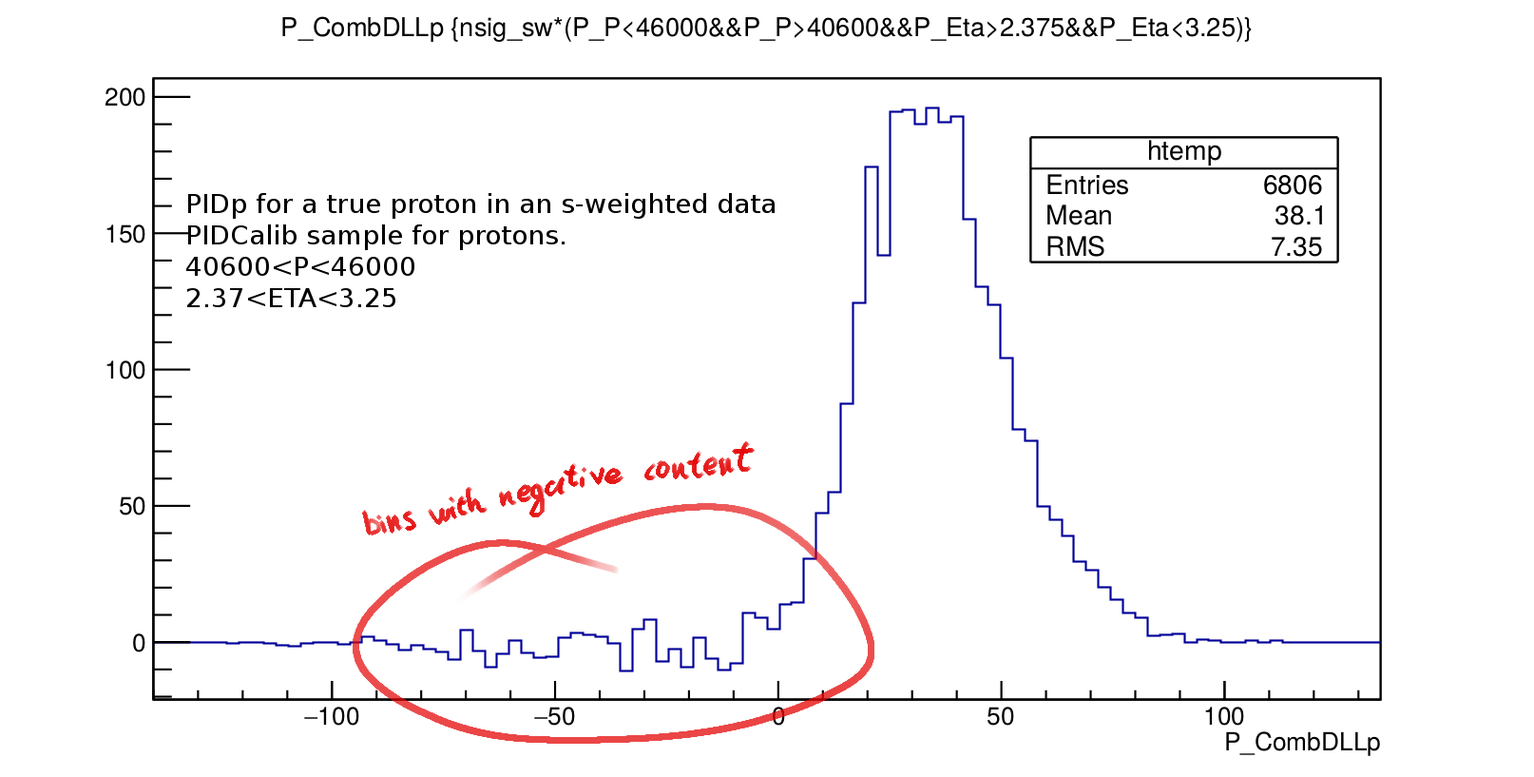
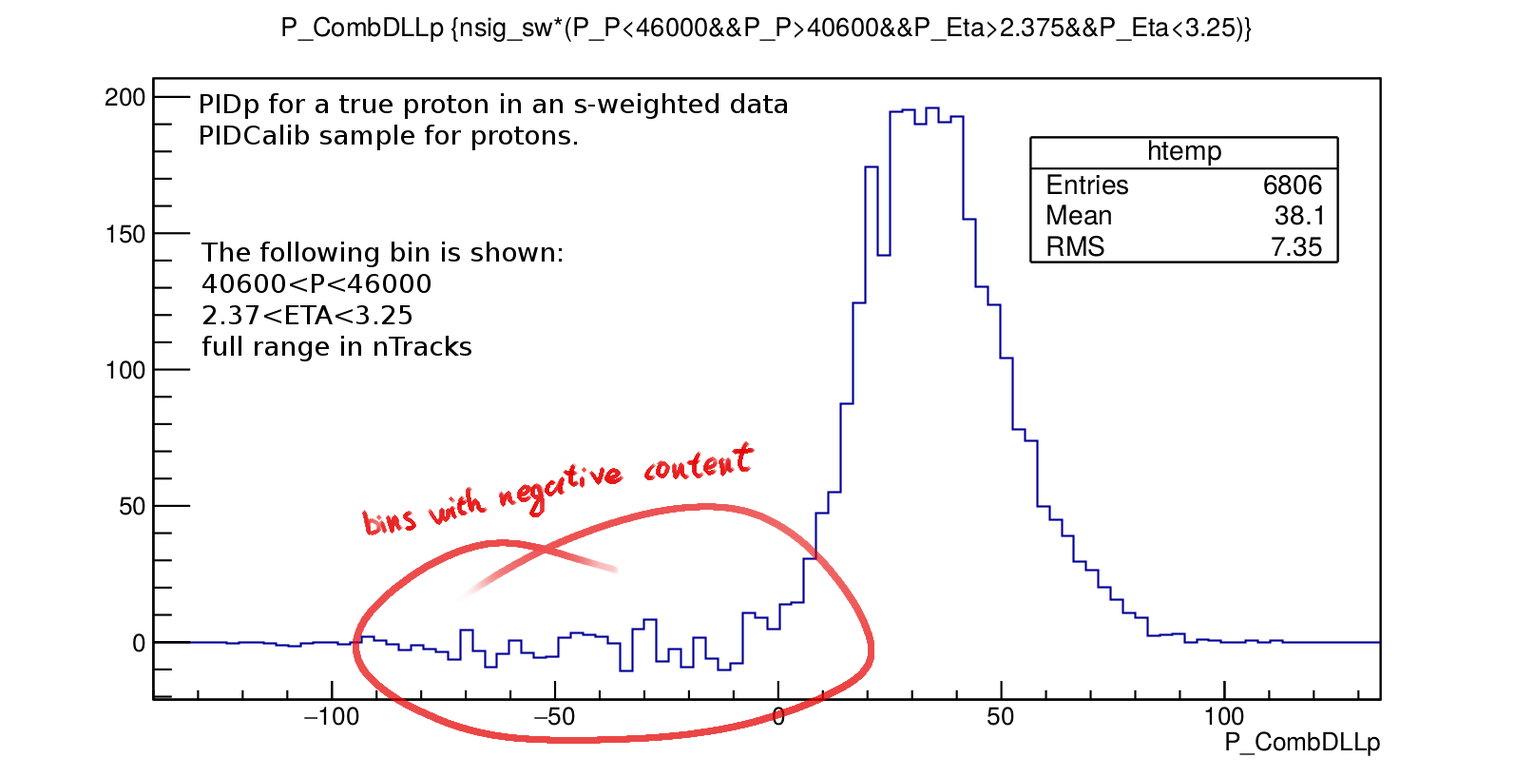
Before/after of a 1534×777 layered artwork. What changed in the layer stack:
added layer "PIDp for a true proton in an s..." above "..." over [200, 93, 788, 151]
renamed "PIDp for a true proton in an s..." to "...", painted on it over [186, 192, 775, 362]
